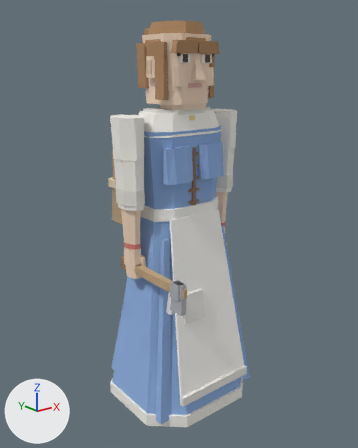
The OBJ model src/models/villager_female.obj, before and after one commit.
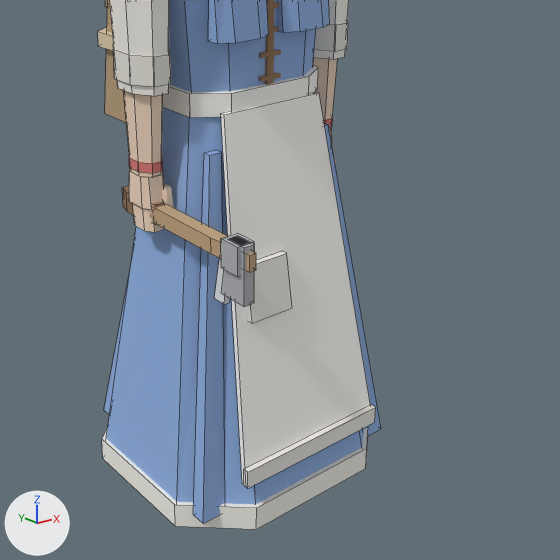
Each version appears first whole from a 50 mm lens placed at (-1.304, -1.641, 1.534), pointed at (-0.052, -0.076, 0.908), and next in a close-up on the part from 17% to 95% of the width and 36% to 99% of the height. Every picture has the same lights, and +X, +Y and +Z are marked at lower left. The older version's two pictures come first. The close-ups show mesh edges as thin lines. Where no turn or scale is listed for an object, it has been applied to the vertices.

Names of what the first close-up shows: 'Apron', 'Apron.Band', 'Apron.Hem', 'Arm.R', 'Arm.R.Lower', 'Arm.R.Lower.Tool.Edge', 'Arm.R.Lower.Tool.Grip', 'Arm.R.Lower.Tool.Handle', 'Arm.R.Lower.Tool.Head', 'Arm.R.Lower.Tool.Wedge', 'Bodice', 'Skirt', 'Skirt.Fold', 'Skirt.Petticoat' and 21 more.
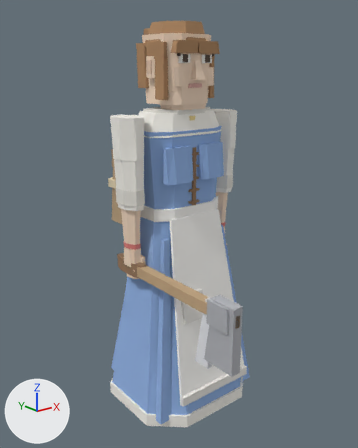
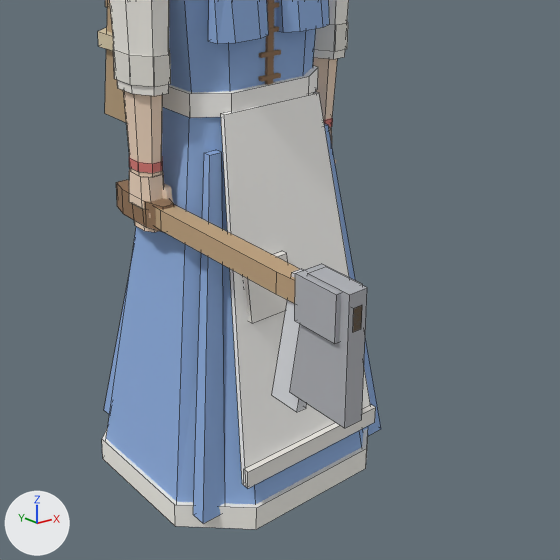
Where the change shows, as pixel boxes [x1, y1, x2, y2] in the close-ups (560 x 560 px):
'Arm.R.Lower.Tool.Head', reshaped (129% wider, 125% taller)
    before: [222, 236, 255, 307]
    after: [290, 267, 367, 428]
'Arm.R.Lower.Tool.Handle', reshaped (98% wider, 86% taller)
    before: [152, 204, 256, 272]
    after: [155, 205, 362, 332]
'Arm.R.Lower.Tool.Wedge', moved, rescaled (103% wider, 80% taller)
    before: [221, 233, 254, 277]
    after: [295, 264, 363, 344]
'Arm.R.Lower.Tool.Edge', reshaped
    before: [214, 258, 230, 304]
    after: [272, 269, 307, 412]
'Arm.R.Lower.Tool.Grip', reshaped (37% wider, 29% taller)
    before: [122, 185, 164, 225]
    after: [116, 180, 174, 232]

Patch to the scene script:
```diff
--- a/src/models/villager_female.obj.py
+++ b/src/models/villager_female.obj.py
@@ me_arm_r_lower_tool_edge @@
-me_arm_r_lower_tool_edge.from_pydata(...)  # 8 vertices, 6 faces; spans x -0.247..-0.233, y -0.292..-0.24, z 0.625..0.76
-me_arm_r_lower_tool_edge.vertices[0].co = (-0.247, -0.24, 0.625)  # pixel (214, 298)
-me_arm_r_lower_tool_edge.vertices[1].co = (-0.247, -0.272, 0.625)  # pixel (224, 304)
-me_arm_r_lower_tool_edge.vertices[2].co = (-0.233, -0.272, 0.625)  # pixel (229, 302)
-me_arm_r_lower_tool_edge.vertices[3].co = (-0.233, -0.24, 0.625)
-me_arm_r_lower_tool_edge.vertices[4].co = (-0.247, -0.265, 0.76)  # pixel (221, 239)
-me_arm_r_lower_tool_edge.vertices[5].co = (-0.247, -0.292, 0.76)
-me_arm_r_lower_tool_edge.vertices[6].co = (-0.233, -0.292, 0.76)
-me_arm_r_lower_tool_edge.vertices[7].co = (-0.233, -0.265, 0.76)  # pixel (227, 237)
+me_arm_r_lower_tool_edge.from_pydata(...)  # 8 vertices, 6 faces; spans x -0.251..-0.229, y -0.53..-0.42, z 0.5..0.77
+# me_arm_r_lower_tool_edge part 1
+me_arm_r_lower_tool_edge.vertices[0].co = (-0.251, -0.42, 0.5)  # pixel (271, 395)
+me_arm_r_lower_tool_edge.vertices[1].co = (-0.251, -0.49, 0.5)  # pixel (296, 412)
+me_arm_r_lower_tool_edge.vertices[2].co = (-0.229, -0.49, 0.5)  # pixel (306, 408)
+me_arm_r_lower_tool_edge.vertices[3].co = (-0.229, -0.42, 0.5)
+me_arm_r_lower_tool_edge.vertices[4].co = (-0.251, -0.47, 0.77)  # pixel (291, 272)
+me_arm_r_lower_tool_edge.vertices[5].co = (-0.251, -0.53, 0.77)
+me_arm_r_lower_tool_edge.vertices[6].co = (-0.229, -0.53, 0.77)
+me_arm_r_lower_tool_edge.vertices[7].co = (-0.229, -0.47, 0.77)  # pixel (301, 268)
 me_arm_r_lower_tool_edge.materials.append(mat_steel)
@@ me_arm_r_lower_tool_grip @@
-me_arm_r_lower_tool_grip.from_pydata(...)  # 16 vertices, 10 faces; spans x -0.26..-0.22, y -0.05..0.08, z 0.718..0.762
+me_arm_r_lower_tool_grip.from_pydata(...)  # 16 vertices, 10 faces; spans x -0.266..-0.214, y -0.08..0.1, z 0.712..0.768
+# me_arm_r_lower_tool_grip part 2: 16 of 16 vertices moved; they spanned x -0.26..-0.22, y -0.05..0.08, z 0.718..0.762 and now span x -0.266..-0.214, y -0.08..0.1, z 0.712..0.768; mean shift (0.0, -0.005, 0.0)
 me_arm_r_lower_tool_grip.materials.append(mat_leather)
@@ me_arm_r_lower_tool_handle @@
-me_arm_r_lower_tool_handle.from_pydata(...)  # 16 vertices, 10 faces; spans x -0.255..-0.225, y -0.35..0.08, z 0.723..0.757
+me_arm_r_lower_tool_handle.from_pydata(...)  # 16 vertices, 10 faces; spans x -0.26..-0.22, y -0.62..0.1, z 0.718..0.762
+# me_arm_r_lower_tool_handle part 3: 16 of 16 vertices moved; they spanned x -0.255..-0.225, y -0.35..0.08, z 0.723..0.757 and now span x -0.26..-0.22, y -0.62..0.1, z 0.718..0.762; mean shift (0.0, -0.125, 0.0)
 me_arm_r_lower_tool_handle.materials.append(mat_wood)
@@ me_arm_r_lower_tool_head @@
-me_arm_r_lower_tool_head.from_pydata(...)  # 8 vertices, 6 faces; spans x -0.252..-0.228, y -0.34..-0.27, z 0.65..0.77
-me_arm_r_lower_tool_head.vertices[0].co = (-0.252, -0.27, 0.65)  # pixel (221, 293)
-me_arm_r_lower_tool_head.vertices[1].co = (-0.252, -0.34, 0.65)  # pixel (244, 306)
-me_arm_r_lower_tool_head.vertices[2].co = (-0.228, -0.34, 0.65)  # pixel (254, 302)
-me_arm_r_lower_tool_head.vertices[3].co = (-0.228, -0.27, 0.65)
-me_arm_r_lower_tool_head.vertices[4].co = (-0.252, -0.29, 0.77)  # pixel (227, 239)
-me_arm_r_lower_tool_head.vertices[5].co = (-0.252, -0.34, 0.77)  # pixel (244, 247)
-me_arm_r_lower_tool_head.vertices[6].co = (-0.228, -0.34, 0.77)  # pixel (254, 244)
-me_arm_r_lower_tool_head.vertices[7].co = (-0.228, -0.29, 0.77)  # pixel (237, 235)
+me_arm_r_lower_tool_head.from_pydata(...)  # 8 vertices, 6 faces; spans x -0.26..-0.22, y -0.62..-0.48, z 0.54..0.79
+# me_arm_r_lower_tool_head part 4
+me_arm_r_lower_tool_head.vertices[0].co = (-0.26, -0.48, 0.54)  # pixel (289, 392)
+me_arm_r_lower_tool_head.vertices[1].co = (-0.26, -0.62, 0.54)  # pixel (344, 428)
+me_arm_r_lower_tool_head.vertices[2].co = (-0.22, -0.62, 0.54)  # pixel (361, 419)
+me_arm_r_lower_tool_head.vertices[3].co = (-0.22, -0.48, 0.54)
+me_arm_r_lower_tool_head.vertices[4].co = (-0.26, -0.52, 0.79)  # pixel (307, 273)
+me_arm_r_lower_tool_head.vertices[5].co = (-0.26, -0.62, 0.79)  # pixel (349, 294)
+me_arm_r_lower_tool_head.vertices[6].co = (-0.22, -0.62, 0.79)  # pixel (367, 287)
+me_arm_r_lower_tool_head.vertices[7].co = (-0.22, -0.52, 0.79)  # pixel (325, 266)
 me_arm_r_lower_tool_head.materials.append(mat_iron)
@@ me_arm_r_lower_tool_wedge @@
-me_arm_r_lower_tool_wedge.from_pydata(...)  # 8 vertices, 6 faces; spans x -0.26..-0.22, y -0.33..-0.28, z 0.71..0.77
+me_arm_r_lower_tool_wedge.from_pydata(...)  # 8 vertices, 6 faces; spans x -0.27..-0.21, y -0.6..-0.5, z 0.695..0.785
+# me_arm_r_lower_tool_wedge part 5: the whole mesh is scaled about its middle by (1.5, 2, 1.5), then moved by (0.0, -0.245, 0.0)
 me_arm_r_lower_tool_wedge.materials.append(mat_iron)
```
